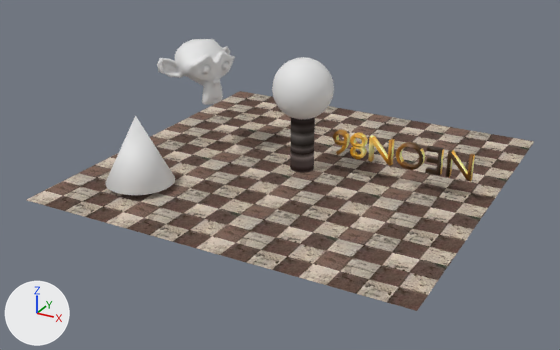
The Blender file demos/shadowmap/scene.blend: old version first, new version second.
Both versions are drawn from a 50 mm camera at (27.77, -54.41, 26.11) aimed at (-0.66, -2.72, 0.26). Every picture has the same lights, and +X, +Y and +Z are marked at lower left.

The first picture shows 'Cone', 'NEON86', 'Sphere', 'Suzanne', 'ground', 'pillar'.
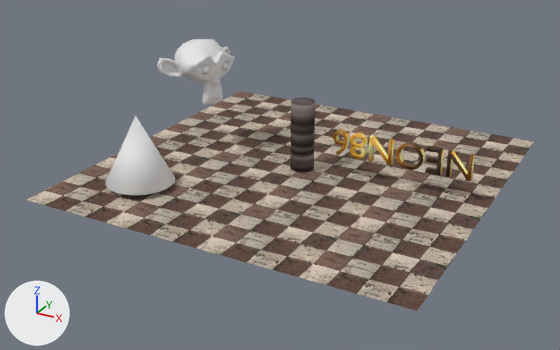
Changed parts and their boxes (x1, y1, x2, y2) in the pictures (560 x 350 px):
'Sphere', deleted
    before: (272, 57, 334, 120)

The change in detail:
Object 'Sphere' (ob_sphere) is deleted.
